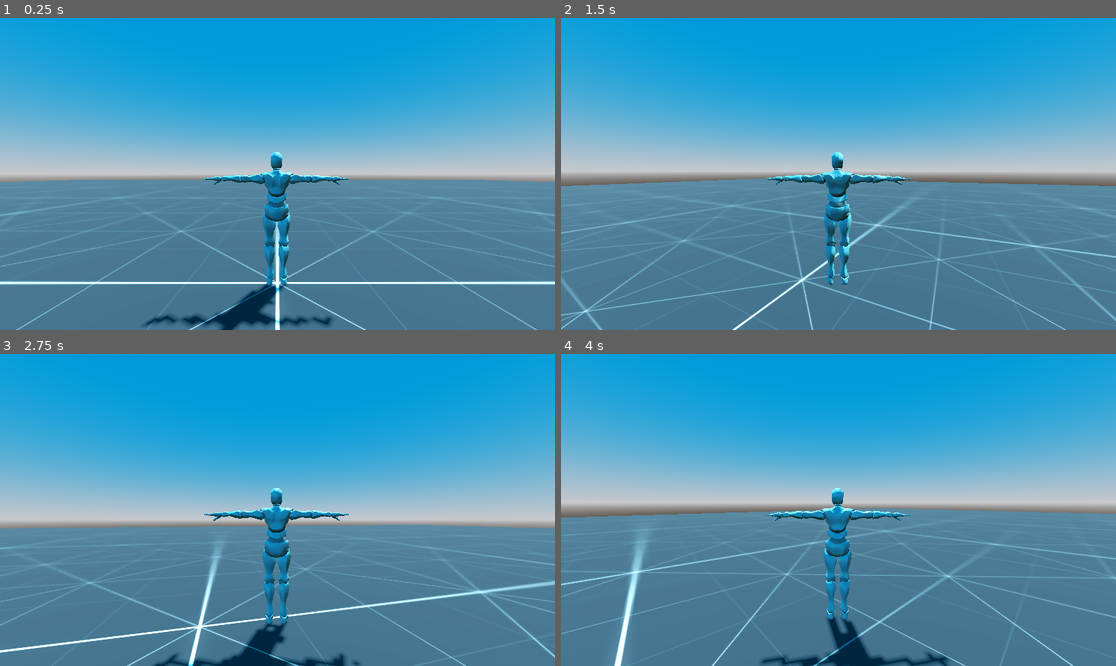
Above: before the commit, frames 1-4 (two rows, left to right).
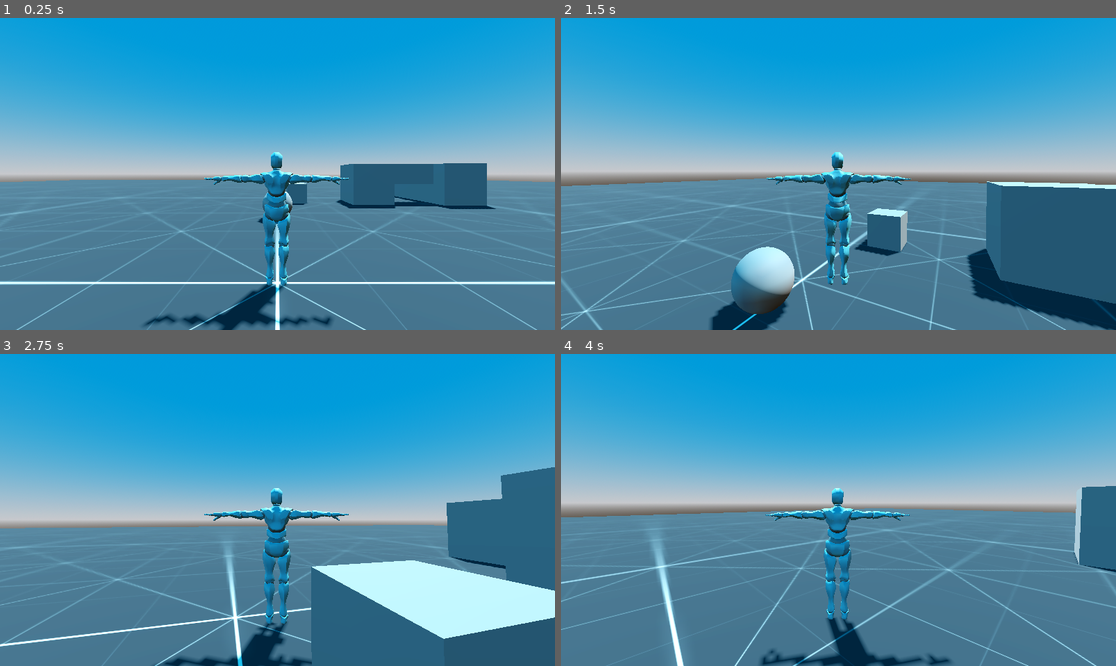
Above: after the commit, the same moments.

Repository: edhead990/godot-3d-character-controller
Game: Godot game, scene res://Main.tscn
Same seed, same stepped clock (60 frames per second), same inputs: the game is played once before the commit and once after it.
Inputs (mouse positions are in pixels of both pictures, inside the frame that each line leads up to):
- Up to frame 1 (0.25 s): no input
- Up to frame 2 (1.5 s): tap Enter at 0.5 s; move the mouse to (866, 174) at 0.52 s; hold W (move_up) from 0.53 s (still down); tap Space (jump) at 0.77 s; move the mouse to (810, 174) at 1.27 s
- Up to frame 3 (2.75 s): keep holding W (move_up); tap Space (jump) at 1.52 s; move the mouse to (288, 503) at 2.02 s
- Up to frame 4 (4 s): keep holding W (move_up); move the mouse to (832, 516) at 2.77 s; tap Space (jump) at 3.02, 3.77 s; move the mouse to (877, 513) at 3.52 s

The runs differ from the first frame. In frame 1, 4.0% of the frame differs, in the area x 46-90%, y 46-67%; in frame 2, 14%; in frame 3, 21%, in the area x 0-100%, y 36-100%; in frame 4, 6.3%.

Commit message:
Lock on targeting while strafing. SpringArm camera to avoid clipping through walls.

Diff:
--- a/Camera.gd
+++ b/Camera.gd
@@ -1,6 +1,7 @@
 extends Node3D
 
 @export var player: CharacterBody3D
+@export var view: Area3D
 @export var reset_speed: float = 10.0 # Adjust for "snappiness"
 
 const SPEED = 5.0
@@ -16,34 +17,49 @@
 	y_offset = global_position.y
 	Input.mouse_mode = Input.MOUSE_MODE_CAPTURED
 
+
 func _input(event):
 	if event is InputEventMouseMotion:
 		rotation.y += deg_to_rad(-event.relative.x * MOUSE_X_SENSITIVITY)
 		rotation.x += deg_to_rad(-event.relative.y * MOUSE_Y_SENSITIVITY)
 		rotation.x = clamp(rotation.x, deg_to_rad(-89), deg_to_rad(30))
 
+
 # Called every frame. 'delta' is the elapsed time since the previous frame.
 func _process(delta):
 	global_position.x = player.global_position.x
 	global_position.y = player.global_position.y + y_offset
 	global_position.z = player.global_position.z
+	var current_target = player.current_target
 
-	# Handle direction input
-	var input_dir = Input.get_vector("camera_left", "camera_right", "camera_up", "camera_down")
-	var direction = Vector3(input_dir.x, 0, input_dir.y)
-	if direction:
-		rotation.y += -direction.x * (SPEED * delta)
-		rotation.x += -direction.z * (SPEED * delta)
-		rotation.x = clamp(rotation.x, deg_to_rad(-89), deg_to_rad(30))
+	if current_target and is_instance_valid(current_target) and Input.is_action_pressed("strafe"):
+		# Calculate angle from camera to enemy
+		var dir_to_enemy = (current_target.global_position - player.global_position).normalized()
+		var target_yaw = atan2(-dir_to_enemy.x, -dir_to_enemy.z)
+		var target_pitch = -0.3
+		# Rotate from pivot point
+		rotation.y = lerp_angle(rotation.y, target_yaw, 5.0 * delta)
+		rotation.x = lerp_angle(rotation.x, target_pitch, 5.0 * delta)
 
-	if Input.is_action_just_pressed("camera_reset"):
-		start_camera_reset(player.rotation.y)
-	if is_resetting:
-		_perform_reset_step(delta)
+	else:
+		# Handle direction input
+		var input_dir = Input.get_vector("camera_left", "camera_right", "camera_up", "camera_down")
+		var direction = Vector3(input_dir.x, 0, input_dir.y)
+		if direction:
+			rotation.y += -direction.x * (SPEED * delta)
+			rotation.x += -direction.z * (SPEED * delta)
+			rotation.x = clamp(rotation.x, deg_to_rad(-89), deg_to_rad(30))
+
+		if Input.is_action_just_pressed("camera_reset"):
+			start_camera_reset(player.rotation.y)
+		if is_resetting:
+			_perform_reset_step(delta)
+
 
 func start_camera_reset(goal_angle: float):
 	target_rotation_y = goal_angle
 	is_resetting = true
+
 
 func _perform_reset_step(delta):
 	rotation.y = lerp_angle(rotation.y, target_rotation_y, reset_speed * delta)
--- a/Main.tscn
+++ b/Main.tscn
@@ -1,7 +1,8 @@
-[gd_scene load_steps=7 format=3 uid="uid://dduh0xuaerkfi"]
+[gd_scene load_steps=8 format=3 uid="uid://dduh0xuaerkfi"]
 
 [ext_resource type="PackedScene" uid="uid://bgcmobpad10l3" path="res://Player.tscn" id="1_66g24"]
 [ext_resource type="Texture2D" uid="uid://dd5bco6gmti0d" path="res://addons/kenney_prototype_textures/dark/texture_04.png" id="1_uu6xs"]
+[ext_resource type="PackedScene" uid="uid://c8xje4ckkfe0j" path="res://enemy.tscn" id="3_r0du0"]
 
 [sub_resource type="ProceduralSkyMaterial" id="ProceduralSkyMaterial_hvajl"]
 sky_top_color = Color(0, 0.466667, 0.752941, 1)
@@ -37,4 +38,38 @@
 size = Vector3(100, 1, 100)
 material = SubResource("StandardMaterial3D_uu6xs")
 
+[node name="CSGBox3D" type="CSGBox3D" parent="Map"]
+transform = Transform3D(1, 0, 0, 0, 1, 0, 0, 0, 1, 1, 0.5, -8.028901)
+use_collision = true
+
+[node name="CSGBox3D3" type="CSGBox3D" parent="Map"]
+transform = Transform3D(-3.7855173e-08, 0.5, 0.8660254, 2.1855694e-08, 0.8660254, -0.5, -1, 6.0336846e-16, -4.371139e-08, 11.385902, 0.5, -11.403901)
+operation = 2
+use_collision = true
+size = Vector3(2.25, 1, 4)
+
+[node name="CSGBox3D5" type="CSGBox3D" parent="Map"]
+transform = Transform3D(-4.371139e-08, 0, 1, 6.0336846e-16, 1, 2.6374073e-23, -1, 6.0336846e-16, -4.371139e-08, 6.8859024, 1.5, -8.028901)
+operation = 2
+use_collision = true
+size = Vector3(1, 1, 2.5)
+
+[node name="CSGBox3D2" type="CSGBox3D" parent="Map"]
+transform = Transform3D(1, 0, 0, 0, 1, 0, 0, 0, 1, 4.672152, 1, -8.028901)
+use_collision = true
+collision_mask = 7
+size = Vector3(2, 2, 2)
+
+[node name="CSGBox3D4" type="CSGBox3D" parent="Map"]
+transform = Transform3D(1, 0, 0, 0, 1, 0, 0, 0, 1, 8.940594, 1, -9.84753)
+use_collision = true
+collision_mask = 7
+size = Vector3(2, 2, 6)
+
 [node name="CharacterBody3D" parent="." instance=ExtResource("1_66g24")]
+
+[node name="Enemy" parent="." instance=ExtResource("3_r0du0")]
+transform = Transform3D(1, 0, 0, 0, 1, 0, 0, 0, 1, 0, 0.5, -4)
+
+[node name="Enemy2" parent="." instance=ExtResource("3_r0du0")]
+transform = Transform3D(1, 0, 0, 0, 1, 0, 0, 0, 1, 13, 0.5, -0.75)
--- a/Player.gd
+++ b/Player.gd
@@ -1,6 +1,9 @@
 extends CharacterBody3D
 
 @export var camera_controller = Node3D
+
+@onready var view: Area3D = get_parent().get_node("CameraController/SpringArm3D/View")
+@onready var line_of_site: RayCast3D = get_parent().get_node("CameraController/SpringArm3D/View/LineOfSite")
 
 const SPEED = 5.0
 const JUMP_VELOCITY = 4.5
@@ -8,9 +11,11 @@
 var is_aiming = false
 var is_strafing = false
 var strafe_rotation: float = 0.0
+var current_target: Node3D = null
 
 # Get the gravity from the project settings to be synced with RigidBody nodes.
 var gravity = ProjectSettings.get_setting("physics/3d/default_gravity")
+
 
 func _physics_process(delta):
 	# Add the gravity.
@@ -18,6 +23,7 @@
 		velocity.y -= gravity * delta
 
 	# Handle jump.
+	# TODO: Consider adding buffer?
 	if Input.is_action_just_pressed("jump") and is_on_floor():
 		velocity.y = JUMP_VELOCITY
 
@@ -27,35 +33,70 @@
 	else:
 		is_aiming = false
 
-	# Handle strafe
+	# Handle strafe/targeting
 	if Input.is_action_just_pressed("strafe"):
-		# Set strafe angle to direction character is facing
-		strafe_rotation = rotation.y
-		camera_controller.start_camera_reset(rotation.y)
+		current_target = get_best_target()
+		if current_target == null:
+			# Set strafe angle to direction character is facing
+			strafe_rotation = rotation.y
+			camera_controller.start_camera_reset(strafe_rotation)
+
 	if Input.is_action_pressed("strafe"):
 		is_strafing = true
 	else:
 		is_strafing = false
-
-	# Lock player rotation to camera
-	if is_aiming:
-		rotation.y = camera_controller.rotation.y
+		current_target = null
 
 	# Get the input direction and handle the movement/deceleration.
 	var input_dir = Input.get_vector("move_left", "move_right", "move_up", "move_down")
 	var direction = Vector3(input_dir.x, 0, input_dir.y).rotated(Vector3.UP, camera_controller.rotation.y).normalized()
+
 	if direction:
 		velocity.x = direction.x * SPEED
 		velocity.z = direction.z * SPEED
 
-		if is_strafing:
-			rotation.y = strafe_rotation
-
-		# Smooth rotation in the movement direction
-		else:
-			rotation.y = lerp_angle(rotation.y, atan2(-velocity.x, -velocity.z), 12.0 * delta)
 	else:
 		velocity.x = move_toward(velocity.x, 0, SPEED)
 		velocity.z = move_toward(velocity.z, 0, SPEED)
 
+	if current_target and is_instance_valid(current_target):
+		# Lock on
+		var look_pos = current_target.global_position
+		look_pos.y = global_position.y
+		# Smooth rotation toward the target
+		var target_basis = transform.looking_at(look_pos).basis
+		transform.basis = transform.basis.slerp(target_basis, 12.0 * delta)
+
+	elif is_strafing:
+		rotation.y = strafe_rotation
+
+	elif direction:
+		# Smooth rotation in the movement direction
+		rotation.y = lerp_angle(rotation.y, atan2(-velocity.x, -velocity.z), 12.0 * delta)
+
 	move_and_slide()
+
+
+func get_best_target() -> Node3D:
+	var enemies = view.get_overlapping_bodies()
+	var best_target = null
+	var highest_score = -1.0 # Dot product range -1 to 1
+
+	for enemy in enemies:
+		if not enemy.is_in_group("enemy"): continue
+
+		# Line of site check
+		line_of_site.look_at(enemy.global_position)
+		line_of_site.force_raycast_update()
+		if line_of_site.is_colliding(): continue # Blocked by wall
+
+		# Scoring (Dot Product)
+		var dir_to_enemy = (enemy.global_position - global_position).normalized()
+		var camera_forward = -camera_controller.global_transform.basis.z
+		var dot = camera_forward.dot(dir_to_enemy)
+		var score = dot
+
+		if score > highest_score:
+			highest_score = score
+			best_target = enemy
+	return best_target
--- a/Player.tscn
+++ b/Player.tscn
@@ -1,30 +1,51 @@
-[gd_scene format=3 uid="uid://bgcmobpad10l3"]
+[gd_scene load_steps=6 format=3 uid="uid://bgcmobpad10l3"]
 
 [ext_resource type="Script" uid="uid://bgtvo3qw177go" path="res://Player.gd" id="1_ctiar"]
 [ext_resource type="Script" uid="uid://b6u2kskw00ifg" path="res://Camera.gd" id="1_kne1u"]
 [ext_resource type="PackedScene" uid="uid://cdydadcjk2nhb" path="res://character.gltf" id="2_r5a6n"]
 
+[sub_resource type="ConvexPolygonShape3D" id="ConvexPolygonShape3D_kne1u"]
+points = PackedVector3Array(0, 0, 0, -20, 11.5, -15, 20, 11.5, -15, -20, -11.5, -15, 20, -11.5, -15)
+
 [sub_resource type="CylinderShape3D" id="CylinderShape3D_tar8q"]
 radius = 0.25
 
-[node name="Player" type="Node3D" unique_id=989082630]
+[node name="Player" type="Node3D"]
 
-[node name="CameraController" type="Node3D" parent="." unique_id=1382801761 node_paths=PackedStringArray("player")]
+[node name="CameraController" type="Node3D" parent="." node_paths=PackedStringArray("player", "view")]
 transform = Transform3D(1, 0, 0, 0, 1, 0, 0, 0, 1, 0, 1.5, 0)
 script = ExtResource("1_kne1u")
 player = NodePath("../CharacterBody3D")
+view = NodePath("SpringArm3D/View")
 
-[node name="Camera3D" type="Camera3D" parent="CameraController" unique_id=243302581]
-transform = Transform3D(1, 0, -1.74846e-07, 0, 1, 0, 1.74846e-07, 0, 1, 0, 0, 2.8)
+[node name="SpringArm3D" type="SpringArm3D" parent="CameraController"]
+spring_length = 2.8
+
+[node name="Camera3D" type="Camera3D" parent="CameraController/SpringArm3D"]
+transform = Transform3D(1, 0, -1.74846e-07, 0, 1, 0, 1.74846e-07, 0, 1, 0, 0, 0)
 current = true
 
-[node name="CharacterBody3D" type="CharacterBody3D" parent="." unique_id=1310899320 node_paths=PackedStringArray("camera_controller")]
+[node name="View" type="Area3D" parent="CameraController/SpringArm3D"]
+collision_mask = 2
+monitorable = false
+
+[node name="CollisionShape3D" type="CollisionShape3D" parent="CameraController/SpringArm3D/View"]
+shape = SubResource("ConvexPolygonShape3D_kne1u")
+
+[node name="LineOfSite" type="RayCast3D" parent="CameraController/SpringArm3D/View"]
+collision_mask = 2
+
+[node name="CharacterBody3D" type="CharacterBody3D" parent="." node_paths=PackedStringArray("camera_controller")]
+wall_min_slide_angle = 0.26209256
 script = ExtResource("1_ctiar")
 camera_controller = NodePath("../CameraController")
 
-[node name="CollisionShape3D" type="CollisionShape3D" parent="CharacterBody3D" unique_id=1773685275]
+[node name="CollisionShape3D" type="CollisionShape3D" parent="CharacterBody3D"]
 transform = Transform3D(1, 0, 0, 0, 1, 0, 0, 0, 1, 0, 1, 0)
 shape = SubResource("CylinderShape3D_tar8q")
 
-[node name="character" parent="CharacterBody3D" unique_id=1772268233 instance=ExtResource("2_r5a6n")]
+[node name="character" parent="CharacterBody3D" instance=ExtResource("2_r5a6n")]
 transform = Transform3D(-1, 0, 8.74228e-08, 0, 1, 0, -8.74228e-08, 0, -1, -0.0122805, 0, -0.000314713)
+
+[connection signal="body_entered" from="CameraController/SpringArm3D/View" to="CameraController" method="_on_body_entered"]
+[connection signal="body_exited" from="CameraController/SpringArm3D/View" to="CameraController" method="_on_body_exited"]
--- /dev/null
+++ b/enemy.tscn
@@ -0,0 +1,14 @@
+[gd_scene load_steps=3 format=3 uid="uid://c8xje4ckkfe0j"]
+
+[sub_resource type="SphereMesh" id="SphereMesh_r0du0"]
+
+[sub_resource type="SphereShape3D" id="SphereShape3D_cm0pq"]
+
+[node name="Enemy" type="RigidBody3D" groups=["enemy"]]
+collision_layer = 3
+
+[node name="SphereMesh" type="MeshInstance3D" parent="."]
+mesh = SubResource("SphereMesh_r0du0")
+
+[node name="CollisionShape3D" type="CollisionShape3D" parent="."]
+shape = SubResource("SphereShape3D_cm0pq")
--- a/project.godot
+++ b/project.godot
@@ -22,6 +22,10 @@
 [filesystem]
 
 import/fbx/enabled=false
+
+[global_group]
+
+enemy="enemy"
 
 [input]
 
@@ -83,6 +87,7 @@
 strafe={
 "deadzone": 0.5,
 "events": Array[InputEvent]([Object(InputEventJoypadMotion,"resource_local_to_scene":false,"resource_name":"","device":-1,"axis":4,"axis_value":1.0,"script":null)
+, Object(InputEventJoypadButton,"resource_local_to_scene":false,"resource_name":"","device":-1,"button_index":1,"pressure":0.0,"pressed":false,"script":null)
 ])
 }
 aim={
@@ -103,16 +108,20 @@
 
 project/editorState=[{
 "column": 0,
+"current": true,
 "line": 0,
 "path": "res://Camera.gd",
 "type": "file"
 }, {
 "column": 0,
-"current": true,
-"line": 59,
+"line": 0,
 "path": "res://Player.gd",
 "type": "file"
+}, {
+"title": "Area3D",
+"type": "doc"
 }]
 project/breakpoints={
-"res://Camera.gd": PackedInt32Array()
+"res://Camera.gd": PackedInt32Array(),
+"res://Player.gd": PackedInt32Array()
 }
